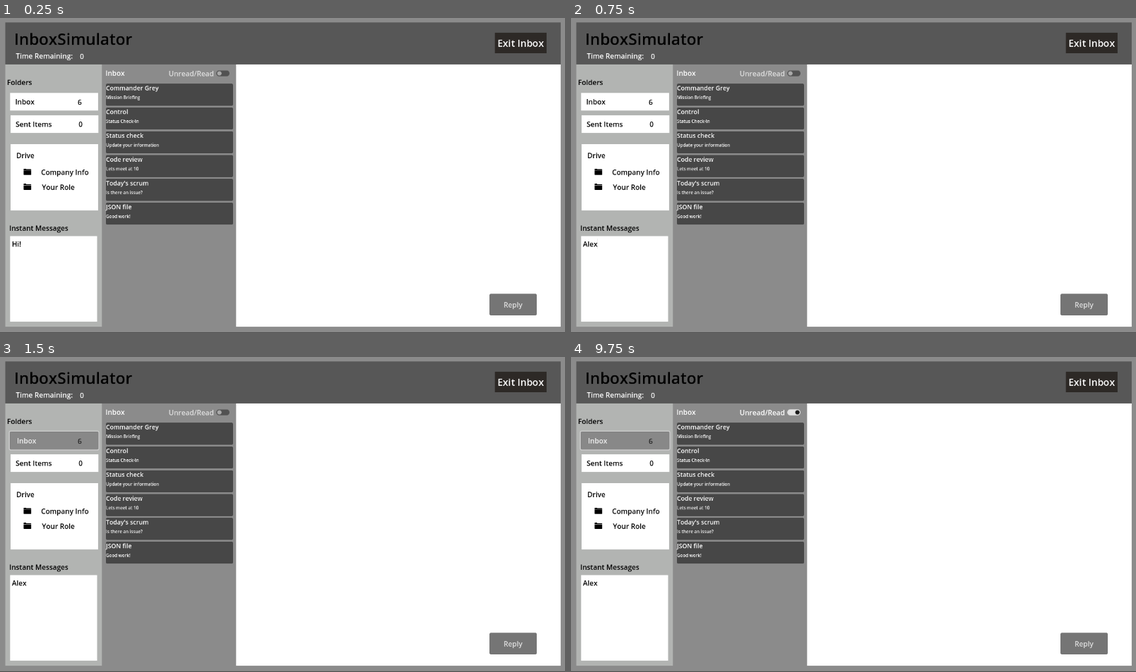
Above: before the commit, frames 1-4 (two rows, left to right).
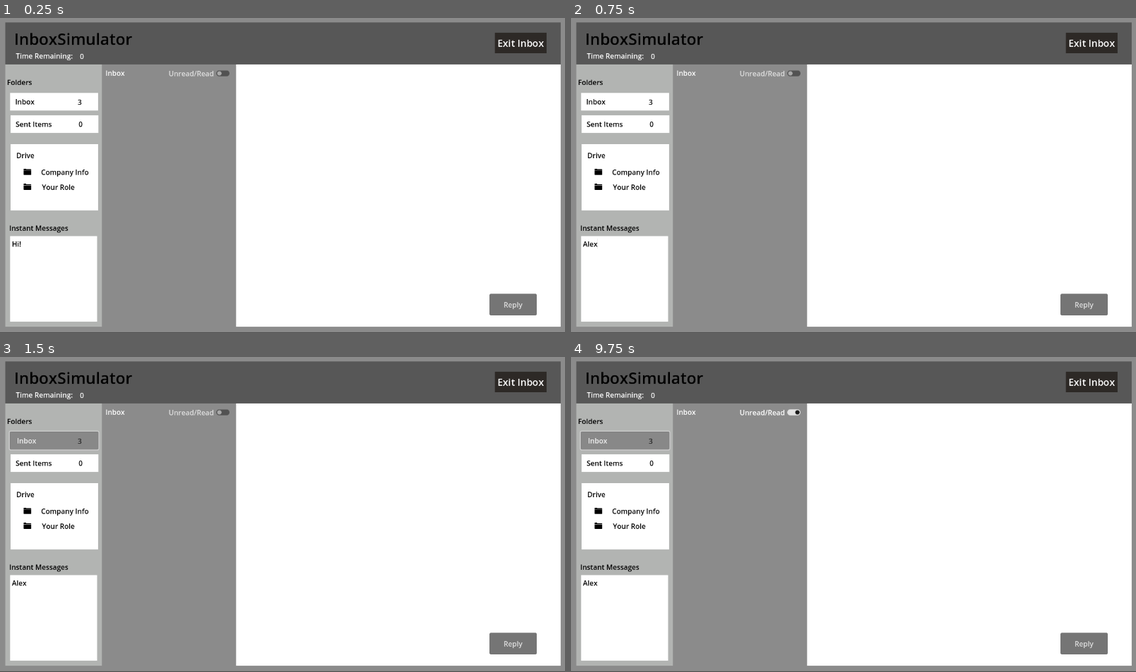
Above: after the commit, the same moments.

Repository: NMurphyGSU/InboxSimulator
Game: Godot game, scene res://inbox.tscn
The game is run twice, just before and just after one commit, with the same random seed, the same clock (stepped at 60 frames per second) and the same inputs. This scene is started directly instead of the project's main scene.
Inputs (mouse positions are in pixels of both pictures, inside the frame that each line leads up to):
- Up to frame 1 (0.25 s): no input
- Up to frame 2 (0.75 s): click (621, 279) at 0.52 s; type "Alex" at 0.6 s
- Up to frame 3 (1.5 s): click "Inbox" at 1.25 s
- Up to frame 4 (9.75 s): click "Sent Items" at 2 s; click "Company Info" at 2.75 s; click "Your Role" at 3.5 s; click "Reply" at 4.25 s; click "Inbox" at 5 s; click "Unread/Read" at 5.75 s; click "Sent Items" at 6.5 s; click "Company Info" at 7.25 s; click "Your Role" at 8 s; click "Reply" at 8.75 s; click "Inbox" at 9.5 s

The runs differ from the first frame. In frame 1, 9.3% of the frame differs, in the area x 13-42%, y 20-66%; in frame 2, 9.3%; in frame 3, 9.3%; in frame 4, 9.3%.
Error after the commit: Invalid access to property or key 'sender_id' on a base object of type 'Nil'. (res://InboxScene.gd:170)

Commit message:
Started reworking the side panel to properly display the new sample data. Fighting with the sender name. 5 hours for today

Diff:
--- a/inbox-simulator/InboxScene.gd
+++ b/inbox-simulator/InboxScene.gd
@@ -1,23 +1,56 @@
 extends Node2D
 
-#Dummy copy for testing------------------------------------------
-var json_path = "res://emails.json"
+#-----Dummy copy for testing-------------------------------------
+#var json_path = "res://emails.json"
 var companyinfo_path = "res://companyinf.json"
 var yourrole_path = "res://yourrole.json"
-#----------------------------------------------------------------
-
-#Sample data for functionality-----------------------------------
-var dialogue_path = "res://sample-data/dialog-tree.json"
-var questions_path = "res://sample-data/questions.json"
-var scenario_path = "res://sample-data/scenario.json"
-var senders_path = "res://sample-data/senders.json"
-#----------------------------------------------------------------
-
-
-var emails: Array = []
-var current_email = null
+
+#var emails: Array = []
+#var current_email = null
 var companyinfo = ""
 var role = ""
+#----------------------------------------------------------------
+
+#-----Sample data for functionality------------------------------
+var dialogue_path = "res://sample-data/dialog-tree.json"
+
+var trees
+var branches
+var from = null
+var to = null
+
+var questions_path = "res://sample-data/questions.json"
+
+var emails: Array = []
+var email
+var current_email = null
+var scenario_id = null
+var questions
+var id
+var sender_id = null
+var subject = ""
+var question = ""
+var randomize_answers = true
+var answers
+var text = ""
+var criteria = ""
+
+var scenario_path = "res://sample-data/scenario.json"
+
+var scenario
+var scenario_name  = ""
+var show_end_results = true
+
+var senders_path = "res://sample-data/senders.json"
+
+var senders = []
+var sender_name: Label
+var title = ""
+var color #Not sure how to type this, it is both string and int. Will research ***************************************
+var sender_lookup = {}
+
+#----------------------------------------------------------------
+
 
 func _ready():
 	$Read_Messages.visible = false
@@ -30,27 +63,70 @@
 
 
 #-----Testing---------------------------------------------------------------------------------------
-	var file = FileAccess.open(json_path, FileAccess.READ) #Dummy email file
-	assert(file.file_exists(json_path), "File path does not exist")
-
-	var json = file.get_as_text()
-	var json_object = JSON.new()
-	json_object.parse(json)
-	emails = json_object.data
+	#var file = FileAccess.open(json_path, FileAccess.READ) #Dummy email file
+	#assert(file.file_exists(json_path), "File path does not exist")
+
+	#var json = file.get_as_text()
+	#var json_object = JSON.new()
+	#json_object.parse(json)
+	#emails = json_object.data
+	#populate_unread_emails()
+	#update_email_counters()
+
+	var info = FileAccess.open(companyinfo_path, FileAccess.READ) #Dummy company info file
+	assert(info.file_exists(companyinfo_path), "File path does not exist")
+
+	companyinfo = info.get_as_text()
+	populate_company_info()
+
+	var yourrole = FileAccess.open(yourrole_path, FileAccess.READ) #Dummy your role file
+	assert(yourrole.file_exists(yourrole_path), "File path does not exist")
+
+	role = yourrole.get_as_text()
+	populate_yourrole()
+#---------------------------------------------------------------------------------------------------
+
+
+#-----Sample Data-----------------------------------------------------------------------------------
+
+	#questions file
+	var questions_file = FileAccess.open(questions_path, FileAccess.READ) #Questions.json
+	assert(questions_file.file_exists(questions_path), "File path does not exist")
+	var quest = questions_file.get_as_text()
+	var quest_object = JSON.new()
+	quest_object.parse(quest)
+	emails = quest_object.data["questions"] #<--will likely need
+	for email in emails:
+		email["read"] = false
 	populate_unread_emails()
 	update_email_counters()
 
-	var info = FileAccess.open(companyinfo_path, FileAccess.READ) #Dummy company info file
-	assert(info.file_exists(companyinfo_path), "File path does not exist")
-
-	companyinfo = info.get_as_text()
-	populate_company_info()
-
-	var yourrole = FileAccess.open(yourrole_path, FileAccess.READ) #Dummy your role file
-	assert(yourrole.file_exists(yourrole_path), "File path does not exist")
-
-	role = yourrole.get_as_text()
-	populate_yourrole()
+	#dialogue-tree file
+	var dialogue_file = FileAccess.open(dialogue_path, FileAccess.READ) #dialogue-tree.json
+	assert(dialogue_file.file_exists(dialogue_path), "File path does not exist")
+	var dialogue = dialogue_file.get_as_text()
+	var dialogue_object = JSON.new()
+	dialogue_object.parse(dialogue)
+
+	#scenario file
+	var scenario_file = FileAccess.open(scenario_path, FileAccess.READ) #Scenario.json
+	assert(scenario_file.file_exists(scenario_path), "File path does not exist")
+	var scen = scenario_file.get_as_text()
+	var scen_object = JSON.new()
+	scen_object.parse(scen)
+
+	#senders file
+	var senders_file = FileAccess.open(senders_path, FileAccess.READ) #Senders.json
+	assert(senders_file.file_exists(senders_path), "File path does not exist")
+	var send = senders_file.get_as_text()
+	var senders_object = JSON.new()
+	senders_object.parse(send)
+	#print(typeof(senders_object.data))  # Will tell you if it’s a Dictionary, Array, etc.
+	#print(senders_object.data)
+
+	for sender in senders_object.data["senders"]:
+		sender_lookup[sender["id"]] = sender["name"]
+
 #---------------------------------------------------------------------------------------------------
 
 func _process(delta: float) -> void:
@@ -74,78 +150,95 @@
 	else:
 		label.append_text("[i][color=gray]No company info available.[/color][/i]")
 
+func get_sender_name(sender_id: int) -> String:
+	var email
+	return sender_lookup.get(sender_id, "Unknown Sender")
+	sender_name.text = get_sender_name(email["sender_id"])
+
 func populate_unread_emails(): #the initial population of the emails into the game
+	#pass
+
+
+#-----Testing---------------------------------------------------------------------------------------
 	for email in emails:
-		if email.read == false:
-			var email_container = VBoxContainer.new()
-
-			var sender_label = Label.new()
-			sender_label.text = email.sender
-			sender_label.add_theme_font_size_override("font_size", 14)
-			sender_label.add_theme_constant_override("margin_left", 10)
-			email_container.add_child(sender_label)
-
-			var subject_label = Label.new()
-			subject_label.text = email.subject
-			subject_label.add_theme_font_size_override("font_size", 10)
-			subject_label.add_theme_constant_override("margin_left", 10)
-			email_container.add_child(subject_label)
-
-			var panel = Panel.new()
-			panel.custom_minimum_size = Vector2(0, 50)
-			panel.connect("gui_input", Callable(self, "_on_email_click").bind(email))
-			panel.add_child(email_container)
-			panel.mouse_filter = Control.MOUSE_FILTER_STOP
-
-			$Unread_Messages/Unread_Vbox.add_child(panel)
+		if !email.has("read"):
+			email["read"] = false
+
+	var email_container = VBoxContainer.new()
+
+	var sender_name = Label.new()
+	sender_name.text = sender_lookup.get(email["sender_id"], "Unknown Sender")
+	print(sender_name.text)
+	sender_name.add_theme_font_size_override("font_size", 14)
+	sender_name.add_theme_constant_override("margin_left", 10)
+	email_container.add_child(sender_name)
+
+	var subject_label = Label.new()
+	subject_label.text = email.subject
+	subject_label.add_theme_font_size_override("font_size", 10)
+	subject_label.add_theme_constant_override("margin_left", 10)
+	email_container.add_child(subject_label)
+
+	var panel = Panel.new()
+	panel.custom_minimum_size = Vector2(0, 50)
+	panel.connect("gui_input", Callable(self, "_on_email_click").bind(email))
+	panel.add_child(email_container)
+	panel.mouse_filter = Control.MOUSE_FILTER_STOP
+
+	$Unread_Messages/Unread_Vbox.add_child(panel)
+#---------------------------------------------------------------------------------------------------
+
+
 
 func _on_email_selected(email_data): #when an email is selected
-	current_email = email_data
-	var full_text = "[color=black][b]From:[/b] %s\n[b]Subject:[/b] %s\n\n%s[/color]" % [
-		email_data.sender,
-		email_data.subject,
-		email_data.body
-	]
-	$Main_Message/Main_Area.bbcode_text = full_text
-
-	if not email_data.read:
-		var email_container = VBoxContainer.new()
-
-		var sender_margin = MarginContainer.new()
-		sender_margin.add_theme_constant_override("margin_left", 10)
-		var sender_label = Label.new()
-		sender_label.text = current_email.sender
-		sender_label.add_theme_font_size_override("font_size", 14)
-		sender_margin.add_child(sender_label)
-		email_container.add_child(sender_margin)
-
-		var subject_margin = MarginContainer.new()
-		subject_margin.add_theme_constant_override("margin_left", 10)
-		var subject_label = Label.new()
-		subject_label.text = current_email.subject
-		subject_label.add_theme_font_size_override("font_size", 10)
-		subject_margin.add_child(subject_label)
-		email_container.add_child(subject_margin)
-
-		var panel = Panel.new()
-		panel.custom_minimum_size = Vector2(0, 50)
-		panel.connect("gui_input", Callable(self, "_on_email_click").bind(email_data))
-		panel.add_child(email_container)
-		panel.mouse_filter = Control.MOUSE_FILTER_STOP
-
-		$Read_Messages/Read_Vbox.add_child(panel)
-
-		for child in $Unread_Messages/Unread_Vbox.get_children():
-			if child.get_child_count() > 0:
-				var container = child.get_child(0)
-				if container is VBoxContainer and container.get_child_count() > 1:
-					var subject_check = container.get_child(1)
-					if subject_check is Label and subject_check.text == email_data.subject:
-						child.queue_free()
-						break
+	#pass
+#-----Testing---------------------------------------------------------------------------------------
+	#current_email = email_data
+	#var full_text = "[color=black][b]From:[/b] %s\n[b]Subject:[/b] %s\n\n%s[/color]" % [
+	#	email_data.sender,
+	#	email_data.subject,
+	#	email_data.body
+	#]
+	#$Main_Message/Main_Area.bbcode_text = full_text
+
+	#if not email_data.read:
+	#	var email_container = VBoxContainer.new()
+
+	#	var sender_margin = MarginContainer.new()
+	#	sender_margin.add_theme_constant_override("margin_left", 10)
+	#	var sender_label = Label.new()
+	#	sender_label.text = current_email.sender
+	#	sender_label.add_theme_font_size_override("font_size", 14)
+	#	sender_margin.add_child(sender_label)
+	#	email_container.add_child(sender_margin)
+
+	#	var subject_margin = MarginContainer.new()
+	#	subject_margin.add_theme_constant_override("margin_left", 10)
+	#	var subject_label = Label.new()
+	#	subject_label.text = current_email.subject
+	#	subject_label.add_theme_font_size_override("font_size", 10)
+	#	subject_margin.add_child(subject_label)
+	#	email_container.add_child(subject_margin)
+
+	#	var panel = Panel.new()
+	#	panel.custom_minimum_size = Vector2(0, 50)
+	#	panel.connect("gui_input", Callable(self, "_on_email_click").bind(email_data))
+	#	panel.add_child(email_container)
+	#	panel.mouse_filter = Control.MOUSE_FILTER_STOP
+
+	#	$Read_Messages/Read_Vbox.add_child(panel)
+
+	#	for child in $Unread_Messages/Unread_Vbox.get_children():
+	#		if child.get_child_count() > 0:
+	#			var container = child.get_child(0)
+	#			if container is VBoxContainer and container.get_child_count() > 1:
+	#				var subject_check = container.get_child(1)
+	#				if subject_check is Label and subject_check.text == email_data.subject:
+	#					child.queue_free()
+	#					break
 
 		email_data.read = true
-		update_email_counters()
+	#	update_email_counters()
 
 func _on_email_click(event: InputEvent, email_data): #when the user clicks the emails
 	if event is InputEventMouseButton and event.pressed:
@@ -155,11 +248,14 @@
 	var inbox_count = 0
 	var sent_count = 0
 
+
+#Keep this--------------------
 	for email in emails:
 		if email.get("answered", false):
 			sent_count += 1
 		else:
 			inbox_count += 1
+#-----------------------------
 
 	$Side_Panel/Inbox_Number.text = str(inbox_count)
 	$Side_Panel/Sent_Items_Number.text = str(sent_count)
@@ -170,52 +266,52 @@
 	$Response.visible = false
 	$Answer.visible = false
 
-	if current_email and not current_email["answered"]:
-
-		current_email.answered = true
-
-
-		var unread_box = $Unread_Messages/Unread_Vbox
-		var read_box = $Read_Messages/Read_Vbox
-
-		for box in [unread_box, read_box]:
-			for child in box.get_children():
-				if child.get_child_count() > 0:
-					var container = child.get_child(0)
-					if container is VBoxContainer and container.get_child_count() > 1:
-						var subject_check = container.get_child(1)
-						if subject_check is MarginContainer and subject_check.get_child_count() > 0:
-							var subject_check_label = subject_check.get_child(0)
-							if subject_check_label is Label and subject_check_label.text == current_email.subject:
-								child.queue_free()
-								break
-
-		var email_container = VBoxContainer.new()
-
-		var sender_margin = MarginContainer.new()
-		sender_margin.add_theme_constant_override("margin_left", 10)
-		var sender_label = Label.new()
-		sender_label.text = current_email.sender
-		sender_label.add_theme_font_size_override("font_size", 14)
-		sender_margin.add_child(sender_label)
-		email_container.add_child(sender_margin)
-
-		var subject_margin = MarginContainer.new()
-		subject_margin.add_theme_constant_override("margin_left", 10)
-		var subject_label = Label.new()
-		subject_label.text = current_email.subject
-		subject_label.add_theme_font_size_override("font_size", 10)
-		subject_margin.add_child(subject_label)
-		email_container.add_child(subject_margin)
-
-		var panel = Panel.new()
-		panel.custom_minimum_size = Vector2(0, 50)
-		panel.add_child(email_container)
-		panel.mouse_filter = Control.MOUSE_FILTER_IGNORE
-
-		$Sent_Items/Sent_Vbox.add_child(panel)
-
-		update_email_counters()
+	#if current_email and not current_email["answered"]:
+
+	#	current_email.answered = true
+
+
+	#	var unread_box = $Unread_Messages/Unread_Vbox
+	#	var read_box = $Read_Messages/Read_Vbox
+
+	#	for box in [unread_box, read_box]:
+	#		for child in box.get_children():
+	#			if child.get_child_count() > 0:
+	#				var container = child.get_child(0)
+	#				if container is VBoxContainer and container.get_child_count() > 1:
+	#					var subject_check = container.get_child(1)
+	#					if subject_check is MarginContainer and subject_check.get_child_count() > 0:
+	#						var subject_check_label = subject_check.get_child(0)
+	#						if subject_check_label is Label and subject_check_label.text == current_email.subject:
+	#							child.queue_free()
+	#							break
+
+	#	var email_container = VBoxContainer.new()
+
+	#	var sender_margin = MarginContainer.new()
+	#	sender_margin.add_theme_constant_override("margin_left", 10)
+	#	var sender_label = Label.new()
+	#	sender_label.text = current_email.sender
+	#	sender_label.add_theme_font_size_override("font_size", 14)
+	#	sender_margin.add_child(sender_label)
+	#	email_container.add_child(sender_margin)
+
+	#	var subject_margin = MarginContainer.new()
+	#	subject_margin.add_theme_constant_override("margin_left", 10)
+	#	var subject_label = Label.new()
+	#	subject_label.text = current_email.subject
+	#	subject_label.add_theme_font_size_override("font_size", 10)
+	#	subject_margin.add_child(subject_label)
+	#	email_container.add_child(subject_margin)
+
+	#	var panel = Panel.new()
+	#	panel.custom_minimum_size = Vector2(0, 50)
+	#	panel.add_child(email_container)
+	#	panel.mouse_filter = Control.MOUSE_FILTER_IGNORE
+
+	#	$Sent_Items/Sent_Vbox.add_child(panel)
+
+	#	update_email_counters()
 
 
 func _on_exit_button_pressed() -> void: #button to quit the game
